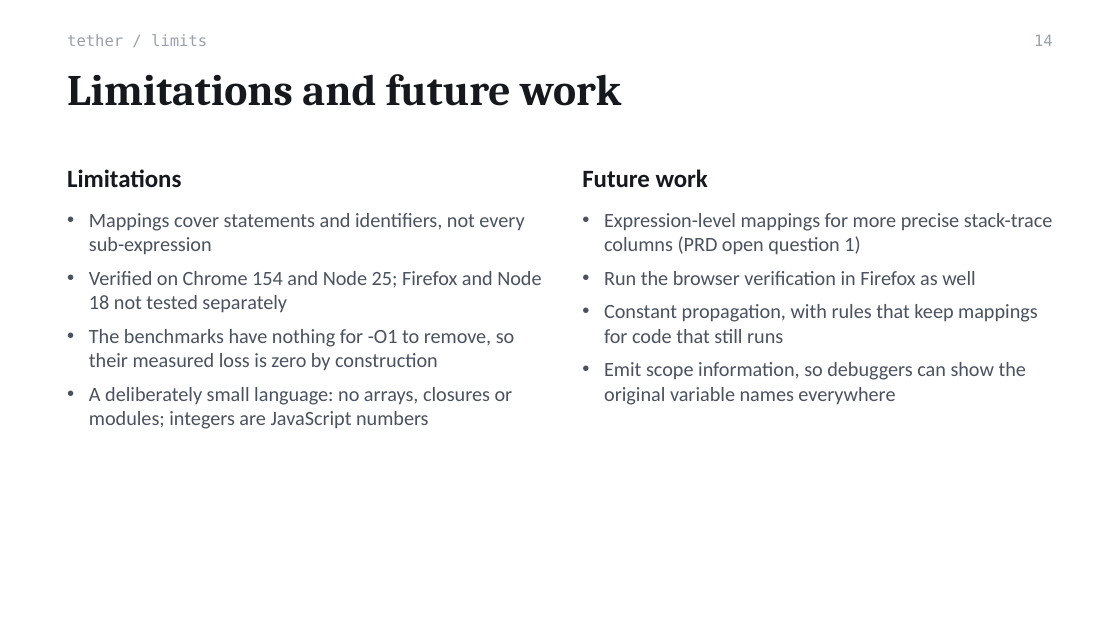
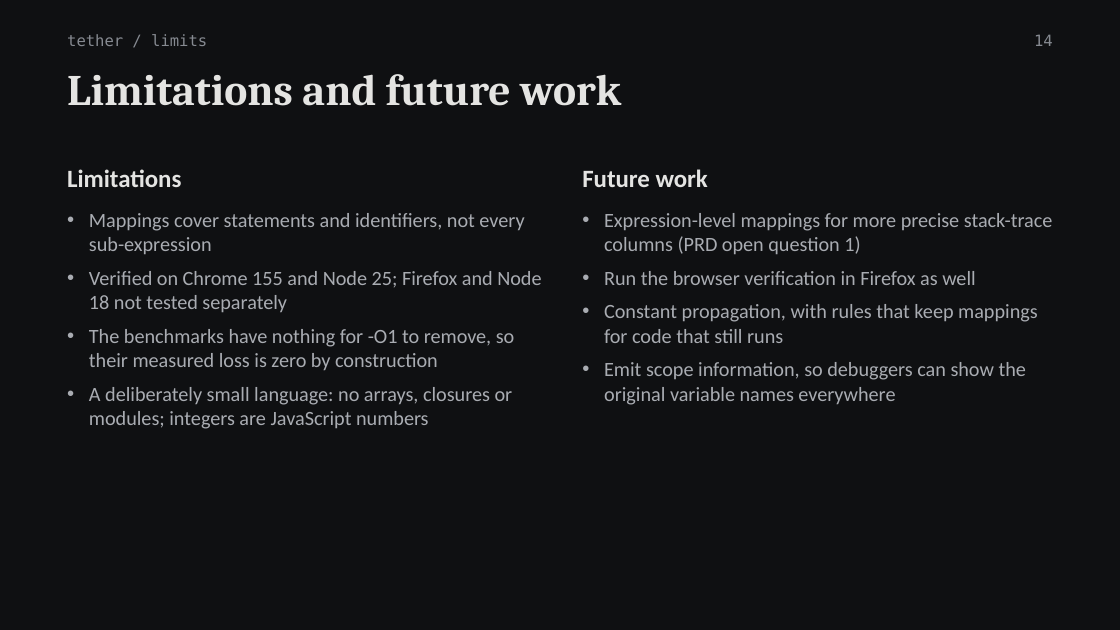
Before and after one commit to Antra1705/tether, a slide deck: slide 14 of docs/Tether-Review3-Presentation.pptx. Drawn at 1120x630 pixels with LibreOffice and Linux fonts; fonts in the diff are those of the drawing. Boxes give left, top, right and bottom in pixels: in the first picture for what was removed or moved away, otherwise in the second. Text is boxed around its words. In the diff, an @@ line names an element or a change of style, - is before the commit and + after.

Commit message:
fixed source mapping

```diff
--- a/docs/Tether-Review3-Presentation.pptx
+++ b/docs/Tether-Review3-Presentation.pptx
@@ background #FFFFFF to #0F1012 @@
@@ text "tether / limits" at (67,34,207,46): text colour #9AA1AC to #868A91 @@
@@ page number at (1034,34,1053,46): text colour #9AA1AC to #868A91 @@
@@ text colour #15181D to #E4E4E2 in 3 elements at (67,74,621,106), (67,169,181,187), (582,169,708,187) @@
@@ text "Expression-level mappings for more precise ..." at (604,213,1053,405): text colour #4A5260 to #A9ACB2 @@
@@ text at (89,213,524,429): text colour #4A5260 to #A9ACB2 in "Mappings cover statements and identifiers, not every ...", "The benchmarks have nothing for -O1 to ...", "A deliberately small language: no arrays, closures ..." @@
@@ text at (89,271,541,312): text changed; text colour #4A5260 to #A9ACB2 @@
-• Verified on Chrome 154 and Node 25; Firefox and Node 18 not tested separately
+• Verified on Chrome 155 and Node 25; Firefox and Node 18 not tested separately
```
Also in this commit, not shown: 17 other slides changed, 3 other files.
